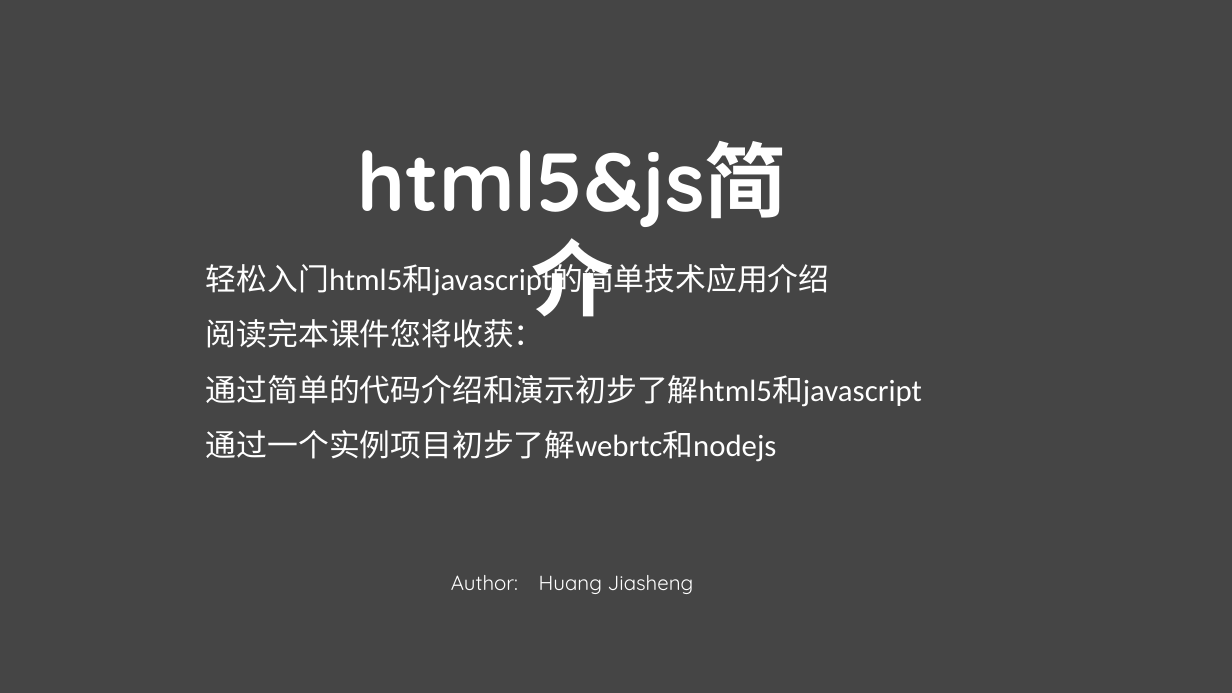
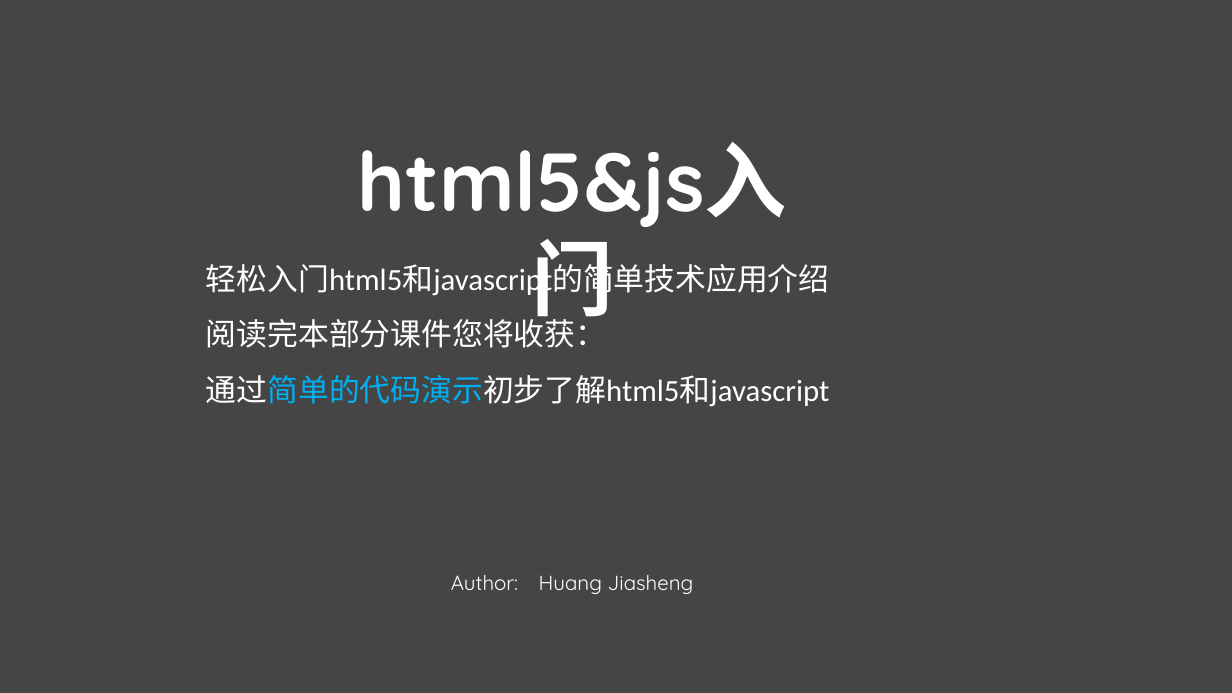
Before and after one commit to gerryhjs/htmljs, a slide deck: slide 1 of html&js课件/html&js.pptx. Drawn at 1232x693 pixels with LibreOffice and Linux fonts; fonts in the diff are those of the drawing. Boxes give left, top, right and bottom in pixels: in the first picture for what was removed or moved away, otherwise in the second. Text is boxed around its words. In the diff, an @@ line names an element or a change of style, - is before the commit and + after.

```diff
--- a/html&js课件/html&js.pptx
+++ b/html&js课件/html&js.pptx
@@ text at bbox=[357, 142, 787, 227]: text changed @@
-html5&js简介
+html5&js入门
@@ text at bbox=[206, 314, 830, 407]: text changed @@
-阅读完本课件您将收获：
-通过简单的代码介绍和演示初步了解html5和javascript
-通过一个实例项目初步了解webrtc和nodejs
+阅读完本部分课件您将收获：
+通过简单的代码演示初步了解html5和javascript
```
Also in this commit, not shown: 1 other slide changed, 6 slides added.
